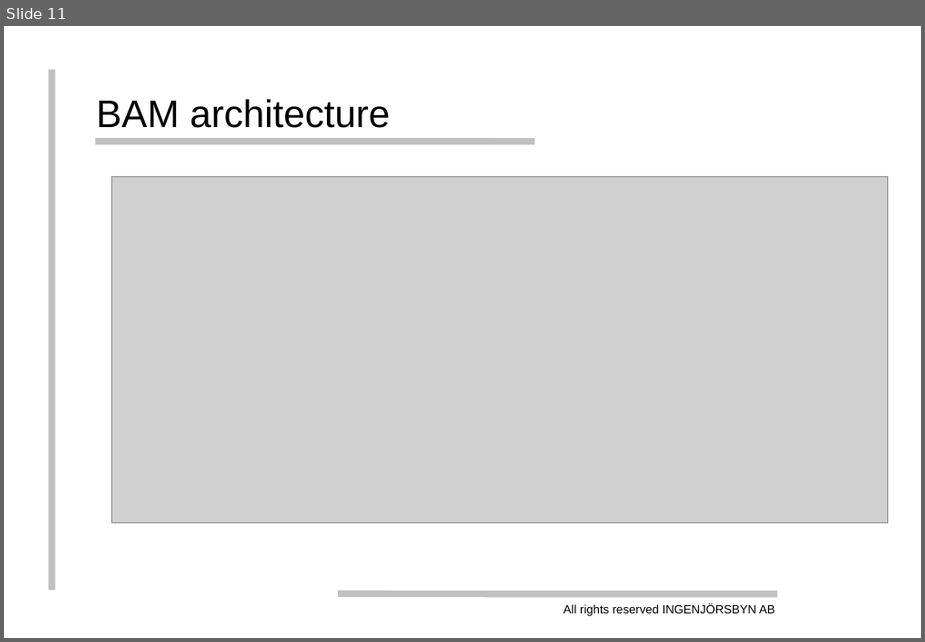
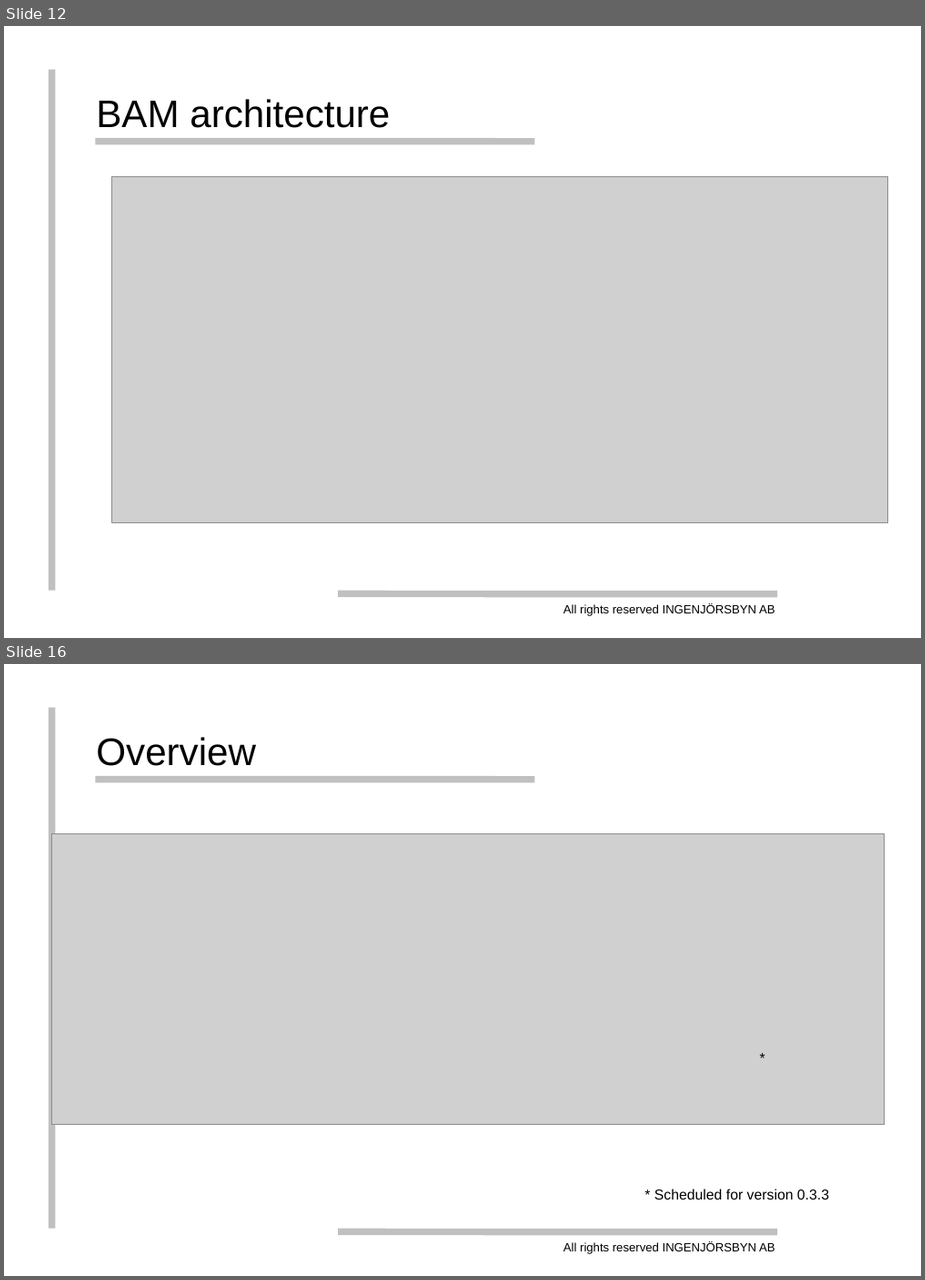
Before and after one commit to thenodon/bischeck, a slide deck: doc/bischeck.ppt. Shown one above the other, each under a label of ours: slide 11 before the commit, slides 12 and 16 after it; the slides between them are not shown. The pictures are 925x642 and 925x1280 pixels, drawn with LibreOffice and Linux fonts; fonts in the diff are those of the drawing; grey boxes stand for pictures; background and template pictures are left out. Boxes give left, top, right and bottom in pixels: in the first picture for what was removed or moved away, otherwise in the second. Text is boxed around its words. In the diff, an @@ line names an element or a change of style, - is before the commit and + after.

```diff
--- a/doc/bischeck.ppt
+++ b/doc/bischeck.ppt
@@ slide 16 added at [4, 664, 921, 1276], background #FFFFFF; not listed: 4 template elements that a slide beside it also shows @@
@@ title added at [96, 737, 256, 766], 32 pt, text #000000 @@
+Overview
@@ picture added at [51, 834, 885, 1124] @@
@@ text added at [751, 1004, 853, 1071], 12 pt, text #000000 @@
+*
@@ text added at [655, 1188, 829, 1199], 12 pt, text #000000 @@
+* Scheduled for version 0.3.3
@@ what was slide 11 is now slide 12 @@
```
Also in this commit, not shown: 9 slides changed, 1 other slide added, 1 slide removed.
